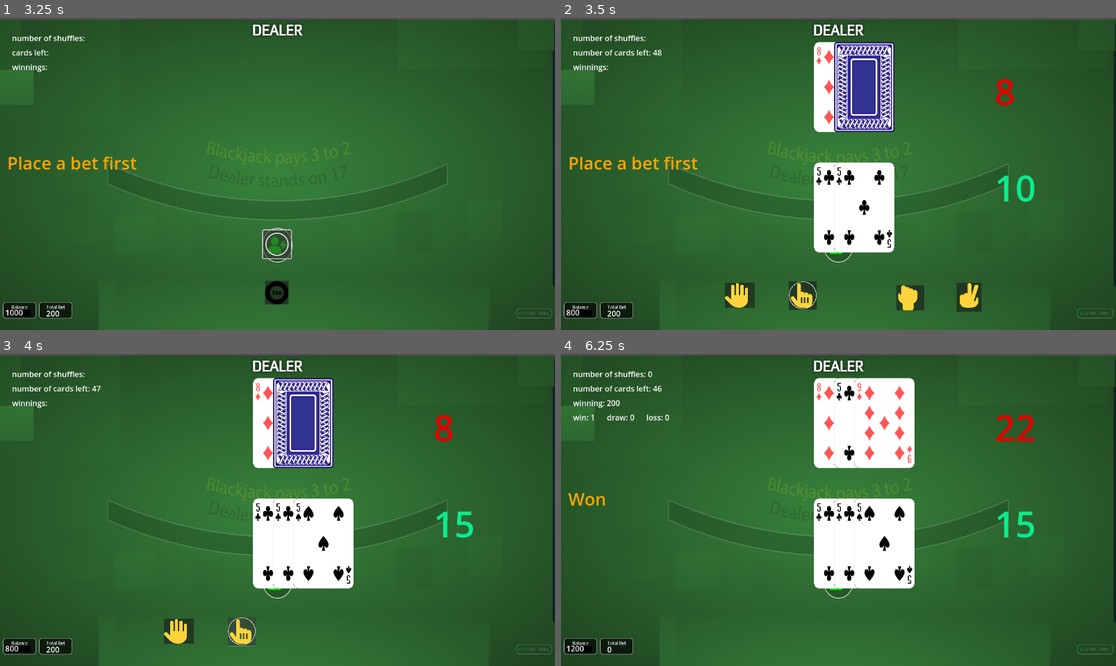
Above: before the commit, frames 1-4 (two rows, left to right).
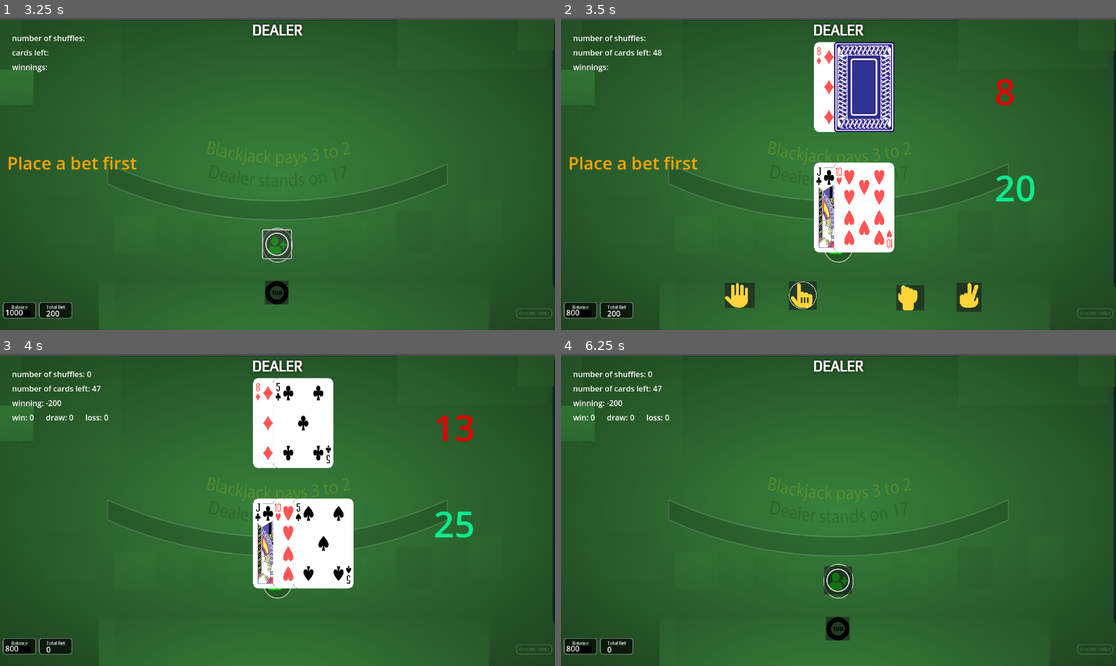
Above: after the commit, the same moments.

Repository: dooyoon/blackjack21-godot
Game: Godot game, scene res://main.tscn
Same seed, same stepped clock (60 frames per second), same inputs: the game is played once before the commit and once after it.
Inputs (mouse positions are in pixels of both pictures, inside the frame that each line leads up to):
- Up to frame 1 (3.25 s): click (277, 245) at 0.5 s; click (277, 292) at 1.25 s; click (277, 292) at 2 s; click (277, 245) at 2.75 s
- Up to frame 2 (3.5 s): no input
- Up to frame 3 (4 s): click (244, 631) at 3.5 s
- Up to frame 4 (6.25 s): click (738, 631) at 4.27 s; tap Enter at 5 s; tap Space at 5.75 s

Frame 1 is identical in both runs. In frame 2, 1.4% of the frame differs, in the area x 46-82%, y 47-74%; in frame 3, 5.0%; in frame 4, 12%, in the area x 1-86%, y 7-96%.

Commit message:
bug fix - only deal one card when it's soft17

Diff:
--- a/main.gd
+++ b/main.gd
@@ -120,18 +120,19 @@
 	dealCard(players.dealer,null)
 	#dealCard(players.dealer,mockCard('A'))
 
-	#dealCard(players.player1,null)
-	dealCard(players.player1,mockCard(5))
+	dealCard(players.player1,null)
+	#dealCard(players.player1,mockCard('A'))
 
 	dealCard(players.dealer,null)
-	#dealCard(players.dealer,mockCard(10))
-
-	#dealCard(players.player1,null)
-	dealCard(players.player1,mockCard(5))
+	#dealCard(players.dealer,mockCard(6))
+
+	dealCard(players.player1,null)
+	#dealCard(players.player1,mockCard(10))
 
 	if isBlackjack(player1.hands.values()[0]):
 		showDealerHidden(dealer.hands.values()[0].cards[1])
 		checkScore()
+		$Timer.start()
 
 	if dealer.hands.values()[0].hasAce:
 		message('Insurance?',colors.YELLOW)
@@ -183,6 +184,7 @@
 					temphand.bet = player1.bet[0]
 				_:
 					for n in player1.hands.size():
+						activeHandIndex = n
 						if !player1.hands.values()[n].done:
 							#deal 2nd card to new hand
 							if splithand:
@@ -190,11 +192,11 @@
 								activeHandIndex +=1
 							temphand=player1.hands.values()[n]
 							break
-						activeHandIndex += 1
 
 
 			temphand.cards.append(card)
 			getImg(activeHandIndex+1, card, temphand.cards.size())
+			if temphand.doubled && !temphand.done: temphand.done=true
 
 			if temphand.cards.size() >= 2:
 				temphand.blackjack = isBlackjack(temphand)
@@ -259,23 +261,26 @@
 		if !player1.hands.values()[n].busted: liveHands=true
 
 	# dealer hits on soft-17
-	var soft17=false
-	if dealer.hands.values()[0].cards.size() == 2 && dealer.hands.values()[0].score == 17 && 	dealer.hands.values()[0].hasAce:
-		soft17=true
-
-	while (
-		(soft17 || dealer.hands.values()[0].score < 17) &&
-		liveHands &&
-		!dealer.hands.values()[0].blackjack
-		):
+	if (dealer.hands.values()[0].cards.size() == 2 &&
+		dealer.hands.values()[0].score == 17 &&
+		dealer.hands.values()[0].hasAce
+	):
 		dealCard(players.dealer,null)
+
+	while (liveHands &&
+		!dealer.hands.values()[0].blackjack &&
+		!dealer.hands.values()[0].busted &&
+		dealer.hands.values()[0].score < 17
+	):
+		dealCard(players.dealer,null)
+
 
 func checkScore():
 	var dealerBlackjack = dealer.hands.values()[0].blackjack
 	var dealerScore =  dealer.hands.values()[0].score
 
 	for temphand in player1.hands.values():
-		if temphand.blackjack && dealerBlackjack:
+		if temphand.blackjack && !dealerBlackjack:
 			message('BlackJack!',colors.ORANGE)
 			player1.balance += temphand.bet * 2.5
 			player1.totalWin += temphand.bet * 2.5
@@ -428,10 +433,12 @@
 				player1.balance -= player1.hands.values()[n].bet
 				player1.totalBet += player1.hands.values()[n].bet
 				player1.hands.values()[n].bet = player1.hands.values()[n].bet * 2
-				player1.hands.values()[n].done = true
+				player1.hands.values()[n].doubled = true
 				dealCard(players.player1,null)
+				break
 			else:
 				message('Don not have enough money!',colors.RED)
+	if !isAllPlayersHandsDone(): return
 
 	updateMoney()
 	nextTurn()
@@ -589,6 +596,7 @@
 	var hasAce=false
 	var aceIndex=[]
 	var busted=false
+	var doubled=false
 	var done=false
 
 class player:
